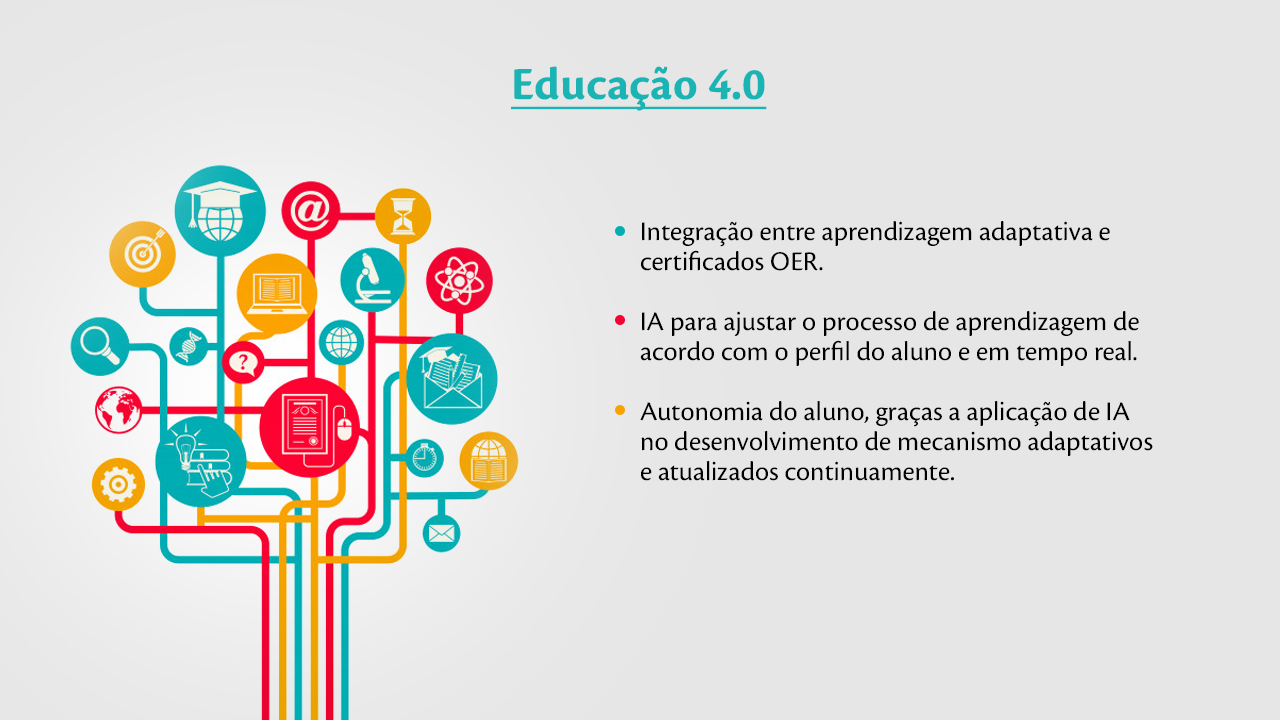
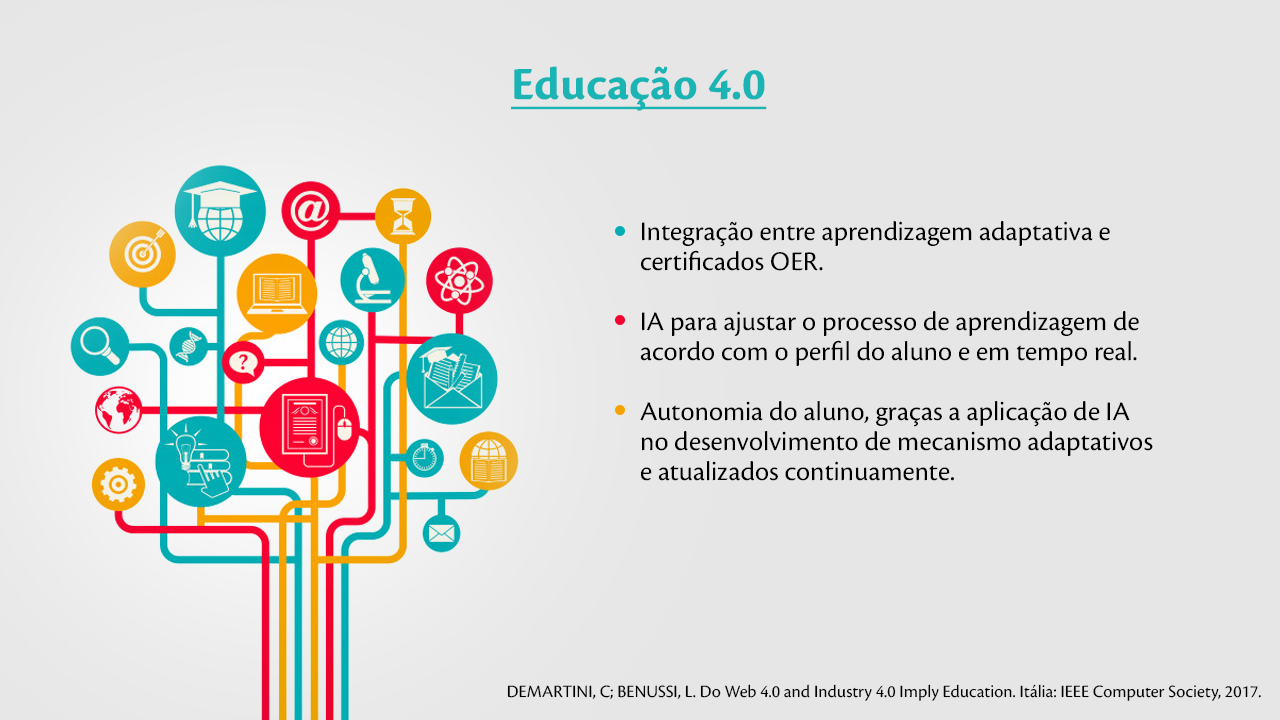
Layer changes from the first 1280×720 image to the second:
added layer "DEMARTINI, C; BENUSSI, L. Do Web 4.0 and Industry 4.0 Imply Edu" above "Integração entre aprendizagem adaptativa e certificados OER. I" over [507, 684, 1261, 701]
